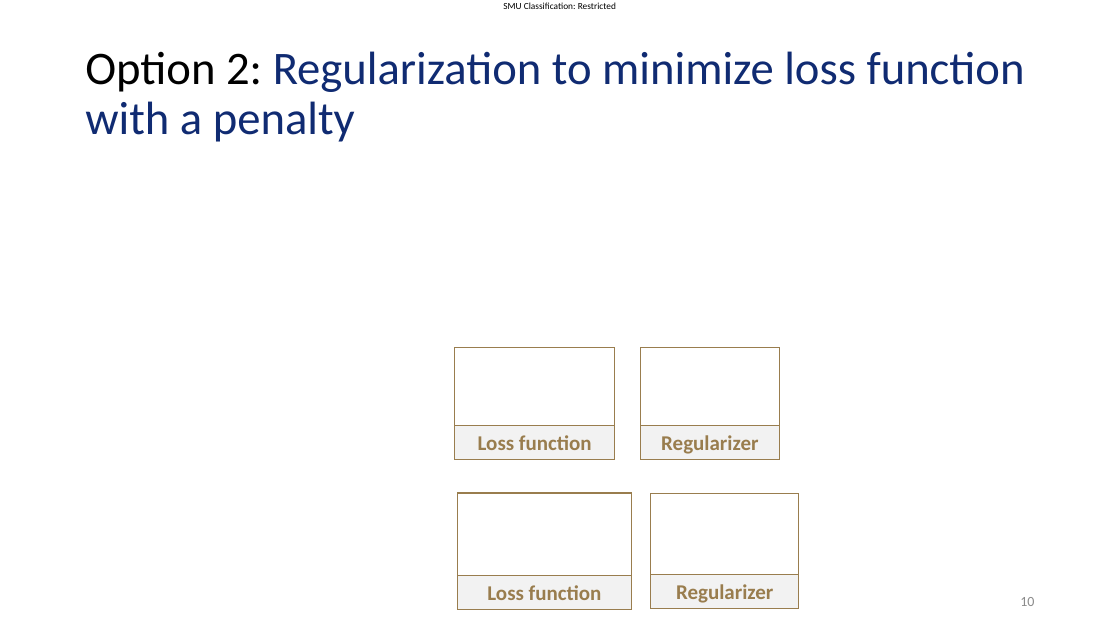
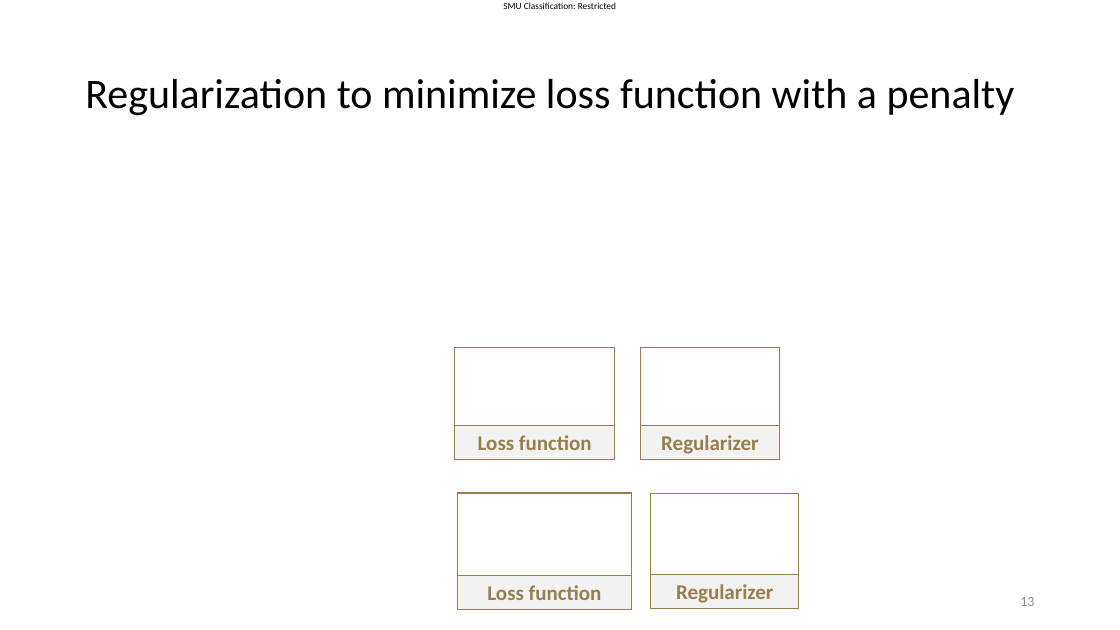
Before and after one commit to SMUMQF2425/qf624_qf632_2025, a slide deck: slide 13 of Lecture slides - Week 7.pptx (slide 10 before the commit). Drawn at 1120x630 pixels with LibreOffice and Linux fonts; fonts in the diff are those of the drawing; grey boxes stand for pictures. Boxes give left, top, right and bottom in pixels: in the first picture for what was removed or moved away, otherwise in the second. Text is boxed around its words. In the diff, an @@ line names an element or a change of style, - is before the commit and + after.

```diff
--- a/Lecture slides - Week 7.pptx
+++ b/Lecture slides - Week 7.pptx
@@ title at (85,79,1015,116): text changed; size 40 to 36 pt; text colour #102B72 to #000000 @@
-Option 2: Regularization to minimize loss function with a penalty
+Regularization to minimize loss function with a penalty
@@ page number at (1020,597,1034,606): text changed @@
-10
+13
```
Also in this commit, not shown: 9 other slides changed, 8 slides added, 1 slide removed, 1 other file.
